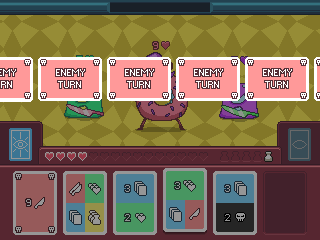
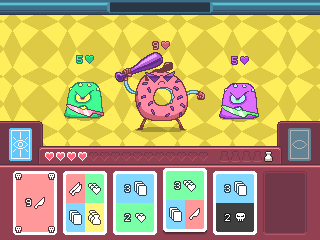
Two versions of the same layered image (320x240). Layer-by-layer changes:
hid group "TURNS" (4 layers) over <box>0,0,320,240</box>
painted on "cards" over <box>224,212,246,222</box>
